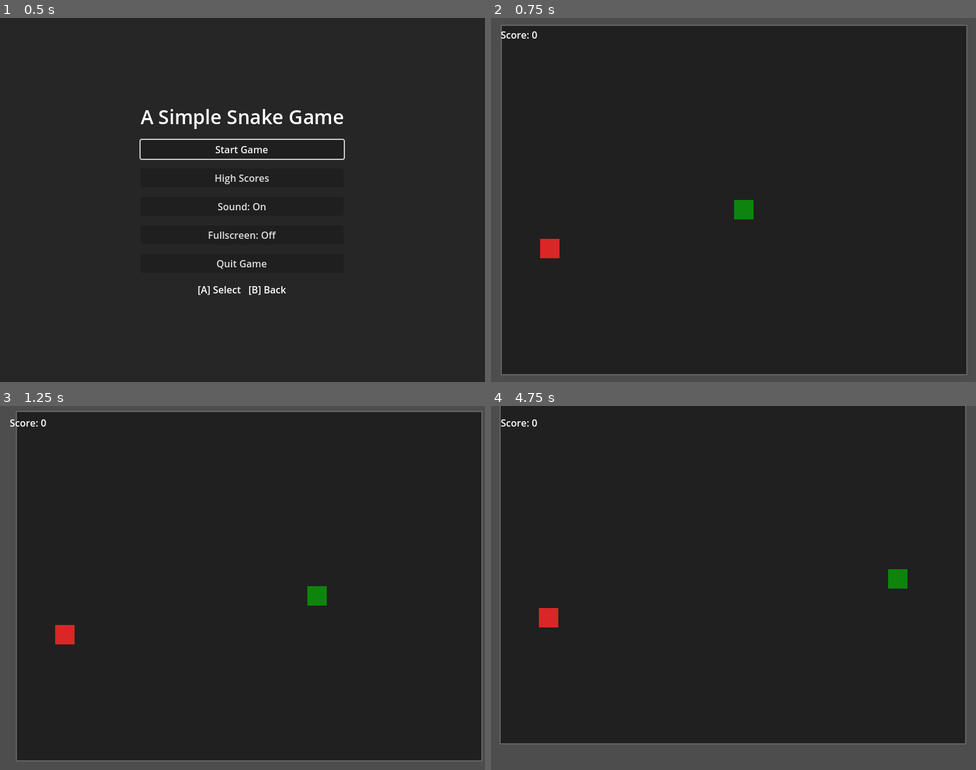
Above: before the commit, frames 1-4 (two rows, left to right).
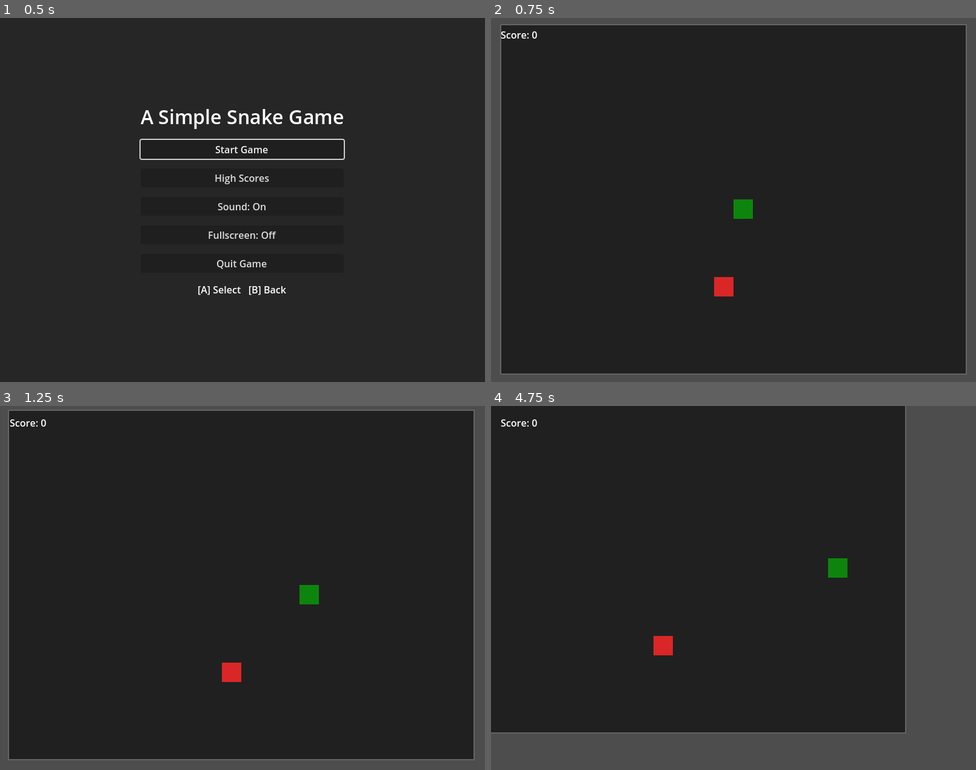
Above: after the commit, the same moments.

Repository: bluehexagons/snake2d
Game: Godot game, scene res://scenes/main/main.tscn
The game is run twice, just before and just after one commit, with the same random seed, the same clock (stepped at 60 frames per second) and the same inputs.
Inputs (mouse positions are in pixels of both pictures, inside the frame that each line leads up to):
- Up to frame 1 (0.5 s): no input
- Up to frame 2 (0.75 s): click "Start Game" at 0.5 s
- Up to frame 3 (1.25 s): no input
- Up to frame 4 (4.75 s): move the mouse to (840, 569) at 1.27 s; hold Right (right) 1.28-2.03 s; click (840, 569) at 1.42 s; move the mouse to (636, 606) at 2.02 s; hold Down (down) 2.03-2.78 s; move the mouse to (782, 507) at 2.77 s; hold Right (right) 2.78-3.53 s; move the mouse to (709, 660) at 3.52 s; hold Up (ui_up) 3.53-4.28 s; click (709, 660) at 3.67 s; move the mouse to (879, 642) at 4.27 s; hold Left (left) from 4.28 s (still down)

Frame 1 is identical in both runs. In frame 2, 1.0% of the frame differs, in the area x 2-98%, y 2-98%; in frame 3, 4.3%; in frame 4, 17%, in the area x 0-98%, y 0-93%.

Commit message:
(w/AI) Refactor gameplay into another file (manual) Adjust camera weights

Diff:
--- /dev/null
+++ b/scenes/main/gameplay.gd
@@ -0,0 +1,260 @@
+class_name Gameplay
+extends Node2D
+
+signal score_updated(new_score)
+signal game_over(final_score)
+signal food_spawned(position)
+signal snake_moved(position)
+signal snake_grew(position)
+
+const Snake = preload("res://scenes/snake/snake.tscn")
+const Food = preload("res://scenes/food/food.tscn")
+
+const GRID_SIZE := 32
+const GRID_WIDTH := 24
+const GRID_HEIGHT := 18
+
+const BASE_TIMER_WAIT := 0.2
+const MIN_TIMER_WAIT := 0.05  # Maximum speed
+const SPEED_INCREASE_PER_SEGMENT := 0.005  # How much faster per segment
+
+var snake: Node2D
+var food: Node2D
+var tail_segments: Array[ColorRect] = []
+var tail_positions: Array[Vector2] = []
+var score := 0
+var game_over_state := false
+var game_timer: Timer = null
+
+# Get a reference to the parent game world
+@onready var game_world: Node2D = get_parent()
+
+func _ready() -> void:
+	process_mode = Node.PROCESS_MODE_INHERIT
+
+func start_game() -> void:
+	# Initialize game state
+	game_over_state = false
+	score = 0
+	score_updated.emit(score)
+
+	# Clear any existing segments
+	for segment in tail_segments:
+		segment.queue_free()
+	tail_segments.clear()
+	tail_positions.clear()
+
+	# Initialize snake
+	if snake:
+		snake.queue_free()
+	snake = Snake.instantiate()
+	game_world.add_child(snake)
+	@warning_ignore("integer_division")
+	snake.position = Vector2(GRID_WIDTH/2, GRID_HEIGHT/2) * GRID_SIZE
+	snake.moved.connect(_on_snake_moved)
+	snake.grew.connect(_on_snake_grew)
+	snake.died.connect(_on_snake_died)
+
+	# Spawn initial food
+	spawn_food()
+
+	# Start the game timer
+	if game_timer:
+		game_timer.queue_free()
+	game_timer = Timer.new()
+	add_child(game_timer)
+	game_timer.wait_time = BASE_TIMER_WAIT
+	game_timer.timeout.connect(_on_timer_timeout)
+	game_timer.start()
+
+	AudioManager.reset_pitch()
+
+func is_position_occupied(pos: Vector2) -> bool:
+	# Convert position to grid coordinates
+	var grid_pos := pos / GRID_SIZE
+
+	# Check snake head
+	if snake and (snake.position / GRID_SIZE) == grid_pos:
+		return true
+
+	# Check tail segments
+	for segment in tail_segments:
+		if (segment.position / GRID_SIZE) == grid_pos:
+			return true
+
+	return false
+
+func spawn_food() -> void:
+	if food:
+		food.queue_free()
+
+	# Find an unoccupied position
+	var valid_position := false
+	var x := 0
+	var y := 0
+
+	while not valid_position:
+		x = randi_range(0, GRID_WIDTH - 2)
+		y = randi_range(0, GRID_HEIGHT - 2)
+		var test_pos := Vector2(x, y) * GRID_SIZE
+		valid_position = not is_position_occupied(test_pos)
+
+	food = Food.instantiate()
+	game_world.add_child(food)
+	food.position = Vector2(x, y) * GRID_SIZE
+	food_spawned.emit(food.position)
+
+func _update_game_speed() -> void:
+	if game_timer:
+		var segment_count := tail_segments.size()
+		var new_wait: float = max(
+			BASE_TIMER_WAIT - (segment_count * SPEED_INCREASE_PER_SEGMENT),
+			MIN_TIMER_WAIT
+		)
+		game_timer.wait_time = new_wait
+
+func _on_snake_moved(new_position) -> void:
+	if game_over_state:
+		return
+
+	AudioManager.play_move()
+	snake_moved.emit(new_position)
+
+	# Store the current position for tail
+	tail_positions.insert(0, new_position)
+
+	# Check if snake ate food
+	var ate_food: bool = food and (new_position == food.position)
+	if ate_food:
+		snake.grow()
+		# Don't remove the last tail position when growing
+		spawn_food()
+	else:
+		# Only remove last position if we didn't eat food
+		if tail_positions.size() > tail_segments.size() + 1:
+			tail_positions.pop_back()
+
+	# Move tail
+	for i in tail_segments.size():
+		tail_segments[i].position = tail_positions[i + 1]
+
+	# Check tail collision
+	if not ate_food:  # Don't check collision if we just ate (prevents false positives)
+		for segment in tail_segments:
+			if segment.position == new_position:
+				_on_snake_died()
+				return
+
+func _on_snake_grew() -> void:
+	AudioManager.play_eat()
+
+	var segment := ColorRect.new()
+	segment.size = Vector2(GRID_SIZE, GRID_SIZE)
+
+	# Vary the color based on position in tail
+	var base_color := Color(0.0862745, 0.741176, 0.0862745)
+	var segment_count := tail_segments.size()
+
+	if segment_count == 0:
+		# First segment should be slightly darker than base
+		segment.color = base_color.darkened(0.1)
+	else:
+		# Gradually lighten towards the tail end
+		var progress := float(segment_count) / 20.0
+		var hue_shift := randf_range(-0.02, 0.02)
+		var new_color := base_color.lightened(progress * 0.3)
+		new_color = Color.from_hsv(
+			fmod(new_color.h + hue_shift, 1.0),
+			new_color.s,
+			new_color.v
+		)
+		segment.color = new_color
+
+	# Position the new segment at the food location
+	segment.position = food.position
+
+	game_world.add_child(segment)
+	tail_segments.append(segment)
+
+	# Update game speed
+	_update_game_speed()
+
+	# Update score
+	score += 10
+	score_updated.emit(score)
+	snake_grew.emit(segment.position)
+
+func _on_snake_died() -> void:
+	AudioManager.play_die()
+	AudioManager.reset_pitch()
+
+	game_over_state = true
+
+	# Change snake head color
+	var head := snake.get_node("Head")
+	if head:
+		head.color = Color(0.8, 0.2, 0.2, 1)
+
+	# Change tail segment colors to reddish versions of their current colors
+	for segment in tail_segments:
+		var current_color := segment.color
+		segment.color = Color(
+			lerp(current_color.g, 0.8, 0.5),
+			current_color.r * 0.1,
+			current_color.b * 0.1,
+			current_color.a
+		)
+
+	# Signal game over with final score
+	game_over.emit(score)
+
+func _on_timer_timeout() -> void:
+	if game_over_state:
+		return
+	snake.can_move = false
+	snake.move()
+
+func set_paused(is_paused: bool) -> void:
+	if game_timer:
+		game_timer.paused = is_paused
+	if snake:
+		snake.process_mode = Node.PROCESS_MODE_DISABLED if is_paused else Node.PROCESS_MODE_INHERIT
+
+func cleanup() -> void:
+	if snake:
+		snake.queue_free()
+		snake = null
+	if food:
+		food.queue_free()
+		food = null
+	for segment in tail_segments:
+		segment.queue_free()
+	tail_segments.clear()
+	tail_positions.clear()
+
+	if game_timer:
+		game_timer.stop()
+		game_timer.queue_free()
+		game_timer = null
+
+	game_over_state = false
+
+func get_snake_position() -> Vector2:
+	return snake.position if snake else Vector2.ZERO
+
+func get_food_position() -> Vector2:
+	return food.position if food else Vector2.ZERO
+
+func get_snake_direction() -> Vector2:
+	return snake.direction if snake else Vector2.RIGHT
+
+func get_weighted_snake_center() -> Vector2:
+	if snake and not tail_segments.is_empty():
+		var sum_pos := snake.position * 2.0
+		var total_weight := 2.0
+		for i in tail_segments.size():
+			var weight := 1.0 / (i + 2.0)
+			sum_pos += tail_segments[i].position * weight
+			total_weight += weight
+		return sum_pos / total_weight
+	return snake.position if snake else Vector2.ZERO
--- a/scenes/main/main.gd
+++ b/scenes/main/main.gd
@@ -1,24 +1,14 @@
 extends Control
 
-const Snake = preload("res://scenes/snake/snake.tscn")
-const Food = preload("res://scenes/food/food.tscn")
-
-const GRID_SIZE := 32
-const GRID_WIDTH := 24
-const GRID_HEIGHT := 18
-const GAME_WIDTH := GRID_WIDTH * GRID_SIZE
-const GAME_HEIGHT := GRID_HEIGHT * GRID_SIZE
-
-const BASE_TIMER_WAIT := 0.2
-const MIN_TIMER_WAIT := 0.05  # Maximum speed
-const SPEED_INCREASE_PER_SEGMENT := 0.005  # How much faster per segment
+const GAME_WIDTH := Gameplay.GRID_SIZE * Gameplay.GRID_WIDTH
+const GAME_HEIGHT := Gameplay.GRID_SIZE * Gameplay.GRID_HEIGHT
 
 const CAMERA_LOOK_AHEAD := 1.2
 const CAMERA_SMOOTHING := 0.015
 const CENTER_PULL_WEIGHT := 0.4
-const FOOD_ATTRACTION_WEIGHT := 0.35
-const LOOK_AHEAD_WEIGHT := 0.25
-const SNAKE_CENTER_WEIGHT := 0.2
+const FOOD_ATTRACTION_WEIGHT := 0.5
+const LOOK_AHEAD_WEIGHT := 0.55
+const SNAKE_CENTER_WEIGHT := 0.5
 const CAMERA_DAMPING := 0.95
 const CAMERA_ACCELERATION := 0.01
 
@@ -28,18 +18,13 @@
 var camera_velocity := Vector2.ZERO
 
 var game_world: Node2D
-var snake: Node2D
-var food: Node2D
-var tail_segments: Array[ColorRect] = []
-var tail_positions: Array[Vector2] = []
-var game_over := false
+var game_manager: Gameplay
 var score := 0
 var score_display_label: Label
 var camera: Camera2D
 var paused := false
 var high_score := 0
 var in_game := false
-var game_timer: Timer = null
 
 # Platform detection for mobile UI
 var is_mobile := false
@@ -110,6 +95,11 @@
 
 	score_display_label = $UILayer/ScoreLabel
 	game_world = $GameLayer/GameViewport/GameWorld
+	game_manager = %GameManager
+
+	# Connect GameManager signals
+	game_manager.score_updated.connect(_on_score_updated)
+	game_manager.game_over.connect(_on_game_over)
 
 	# Set initial sound button states
 	_update_sound_buttons()
@@ -165,41 +155,17 @@
 	score = 0
 	score_display_label.text = "Score: 0"
 
-	# Initialize game elements
-	snake = Snake.instantiate()
-	snake.process_mode = Node.PROCESS_MODE_INHERIT
-	game_world.add_child(snake)
+	# Start game through the GameManager
+	game_manager.start_game()
+
+	camera = $GameLayer/GameViewport/GameWorld/Camera2D
 	@warning_ignore("integer_division")
-	snake.position = Vector2(GRID_WIDTH/2, GRID_HEIGHT/2) * GRID_SIZE
-	snake.moved.connect(_on_snake_moved)
-	snake.grew.connect(_on_snake_grew)
-	snake.died.connect(_on_game_over)
-	spawn_food()
-
-	# Start the game timer
-	game_timer = Timer.new()
-	add_child(game_timer)
-	game_timer.wait_time = BASE_TIMER_WAIT
-	game_timer.timeout.connect(_on_timer_timeout)
-	game_timer.start()
-
-	camera = $GameLayer/GameViewport/GameWorld/Camera2D
-	camera.position = snake.position
+	camera.position = Vector2(GAME_WIDTH/2, GAME_HEIGHT/2)
 	camera_velocity = Vector2.ZERO
-	AudioManager.reset_pitch()
 
 	get_tree().paused = false
 	if not is_mobile:
 		Input.mouse_mode = Input.MOUSE_MODE_VISIBLE
-
-func _update_game_speed() -> void:
-	if game_timer:
-		var segment_count := tail_segments.size()
-		var new_wait: float = max(
-			BASE_TIMER_WAIT - (segment_count * SPEED_INCREASE_PER_SEGMENT),
-			MIN_TIMER_WAIT
-		)
-		game_timer.wait_time = new_wait
 
 func _on_scores_pressed() -> void:
 	_update_scores_display(true)
@@ -253,30 +219,15 @@
 	$UILayer/MainMenu.visible = true
 	$UILayer/PauseMenu.visible = false
 	$UILayer/ScoreLabel.visible = false
-	game_world.visible = false  # Using our cached reference instead
+	game_world.visible = false
 	_update_scores_display(false)
 	_update_menu_focus()
 
 func _cleanup_game() -> void:
-	# Reset nodes
-	if snake:
-		snake.queue_free()
-		snake = null
-	if food:
-		food.queue_free()
-		food = null
-	for segment in tail_segments:
-		segment.queue_free()
-	tail_segments.clear()
-	tail_positions.clear()
-
-	if game_timer:
-		game_timer.stop()
-		game_timer.queue_free()
-		game_timer = null
+	# Let the GameManager clean up game elements
+	game_manager.cleanup()
 
 	# Reset game state
-	game_over = false
 	in_game = false
 	paused = false
 
@@ -284,7 +235,6 @@
 	$UILayer/GameOverContainer.visible = false
 	$UILayer/PauseMenu.visible = false
 	camera_velocity = Vector2.ZERO
-	AudioManager.reset_pitch()
 
 	# Return to normal mouse mode
 	if not is_mobile:
@@ -292,123 +242,21 @@
 
 	get_tree().paused = paused
 
-func is_position_occupied(pos: Vector2) -> bool:
-	# Convert position to grid coordinates
-	var grid_pos := pos / GRID_SIZE
-
-	# Check snake head
-	if snake and (snake.position / GRID_SIZE) == grid_pos:
-		return true
-
-	# Check tail segments
-	for segment in tail_segments:
-		if (segment.position / GRID_SIZE) == grid_pos:
-			return true
-
-	return false
-
-func spawn_food() -> void:
-	if food:
-		food.queue_free()
-
-	# Find an unoccupied position
-	var valid_position := false
-	var x := 0
-	var y := 0
-
-	while not valid_position:
-		x = randi_range(0, GRID_WIDTH - 2)
-		y = randi_range(0, GRID_HEIGHT - 2)
-		var test_pos := Vector2(x, y) * GRID_SIZE
-		valid_position = not is_position_occupied(test_pos)
-
-	food = Food.instantiate()
-	game_world.add_child(food)
-	food.position = Vector2(x, y) * GRID_SIZE
-
-func _on_snake_moved(new_position) -> void:
-	if game_over:
-		return
-
-	AudioManager.play_move()
-
-	# Store the current position for tail
-	tail_positions.insert(0, new_position)
-
-	# Check if snake ate food
-	var ate_food: bool = food and (new_position == food.position)
-	if ate_food:
-		snake.grow()
-		# Don't remove the last tail position when growing
-		spawn_food()
-	else:
-		# Only remove last position if we didn't eat food
-		if tail_positions.size() > tail_segments.size() + 1:
-			tail_positions.pop_back()
-
-	# Move tail
-	for i in tail_segments.size():
-		tail_segments[i].position = tail_positions[i + 1]
-
-	# Check tail collision
-	if not ate_food:  # Don't check collision if we just ate (prevents false positives)
-		for segment in tail_segments:
-			if segment.position == new_position:
-				_on_game_over()
-				return
-
-func _on_snake_grew() -> void:
-	AudioManager.play_eat()
-
-	var segment := ColorRect.new()
-	segment.size = Vector2(GRID_SIZE, GRID_SIZE)
-
-	# Vary the color based on position in tail
-	var base_color := Color(0.0862745, 0.741176, 0.0862745)
-	var segment_count := tail_segments.size()
-
-	if segment_count == 0:
-		# First segment should be slightly darker than base
-		segment.color = base_color.darkened(0.1)
-	else:
-		# Gradually lighten towards the tail end
-		var progress := float(segment_count) / 20.0
-		var hue_shift := randf_range(-0.02, 0.02)
-		var new_color := base_color.lightened(progress * 0.3)
-		new_color = Color.from_hsv(
-			fmod(new_color.h + hue_shift, 1.0),
-			new_color.s,
-			new_color.v
-		)
-		segment.color = new_color
-
-	# Position the new segment at the food location
-	segment.position = food.position
-
-	game_world.add_child(segment)
-	tail_segments.append(segment)
-
-	# Update game speed
-	_update_game_speed()
-
-	# Update score
-	score += 10
+func _on_score_updated(new_score: int) -> void:
+	score = new_score
 	score_display_label.text = "Score: " + str(score)
 
-func _on_game_over() -> void:
-	AudioManager.play_die()
-	AudioManager.reset_pitch()
-
+func _on_game_over(final_score: int) -> void:
 	# Update high scores
 	var score_inserted := false
 	for i in high_scores.size():
-		if score > high_scores[i]:
-			high_scores.insert(i, score)
+		if final_score > high_scores[i]:
+			high_scores.insert(i, final_score)
 			score_inserted = true
 			break
 
 	if not score_inserted and high_scores.size() < MAX_HIGH_SCORES:
-		high_scores.append(score)
+		high_scores.append(final_score)
 
 	if high_scores.size() > MAX_HIGH_SCORES:
 		high_scores.resize(MAX_HIGH_SCORES)
@@ -420,27 +268,10 @@
 
 	high_score = high_scores[0] if not high_scores.is_empty() else 0
 
-	game_over = true
-
-	# Change snake head color
-	var head := snake.get_node("Head")
-	if head:
-		head.color = Color(0.8, 0.2, 0.2, 1)
-
-	# Change tail segment colors to reddish versions of their current colors
-	for segment in tail_segments:
-		var current_color := segment.color
-		segment.color = Color(
-			lerp(current_color.g, 0.8, 0.5),
-			current_color.r * 0.1,
-			current_color.b * 0.1,
-			current_color.a
-		)
-
 	# Update game over UI and background
 	$UIBackground.visible = true
 	$UILayer/GameOverContainer.visible = true
-	$UILayer/GameOverContainer/VBoxContainer/ScoreLabel.text = "Final Score: " + str(score)
+	$UILayer/GameOverContainer/VBoxContainer/ScoreLabel.text = "Final Score: " + str(final_score)
 	_update_menu_focus()
 
 func _on_restart_pressed() -> void:
@@ -471,28 +302,18 @@
 			_toggle_pause()
 
 	# Handle pause input during gameplay
-	if in_game and not game_over and not paused and Input.is_action_just_pressed("pause"):
+	if in_game and not paused and Input.is_action_just_pressed("pause"):
 		_toggle_pause()
 
 	# Only update game logic when not paused
-	if in_game and not game_over and not paused:
+	if in_game and not paused:
 		# Calculate various camera target influences
-
 		@warning_ignore("integer_division")
 		var center := Vector2(GAME_WIDTH/2, GAME_HEIGHT/2)
-		var look_ahead: Vector2 = snake.position + (snake.direction * GRID_SIZE * CAMERA_LOOK_AHEAD)
-		var food_pos := food.position if food else snake.position
-		var snake_center := snake.position
-
-		# Calculate weighted center of mass of snake
-		if not tail_segments.is_empty():
-			var sum_pos := snake.position * 2.0
-			var total_weight := 2.0
-			for i in tail_segments.size():
-				var weight := 1.0 / (i + 2.0)
-				sum_pos += tail_segments[i].position * weight
-				total_weight += weight
-			snake_center = sum_pos / total_weight
+		var snake_position := game_manager.get_snake_position()
+		var look_ahead: Vector2 = snake_position + (game_manager.get_snake_direction() * 32 * CAMERA_LOOK_AHEAD)
+		var food_pos := game_manager.get_food_position()
+		var snake_center := game_manager.get_weighted_snake_center()
 
 		var target := (
 			look_ahead * LOOK_AHEAD_WEIGHT +
@@ -507,12 +328,6 @@
 
 		camera_velocity = camera_velocity * CAMERA_DAMPING + desired_velocity
 		camera.position += camera_velocity
-
-func _on_timer_timeout() -> void:
-	if game_over:
-		return
-	snake.can_move = false
-	snake.move()
 
 func _on_window_resize() -> void:
 	_update_game_area()
@@ -541,11 +356,8 @@
 	paused = !paused
 	get_tree().paused = paused
 
-	# Explicitly pause/unpause game elements
-	if game_timer:
-		game_timer.paused = paused
-	if snake:
-		snake.process_mode = Node.PROCESS_MODE_DISABLED if paused else Node.PROCESS_MODE_INHERIT
+	# Explicitly pause/unpause game elements through GameManager
+	game_manager.set_paused(paused)
 
 	# Update UI
 	$UIBackground.visible = paused
--- a/scenes/main/main.tscn
+++ b/scenes/main/main.tscn
@@ -1,8 +1,9 @@
-[gd_scene load_steps=4 format=3 uid="uid://mainscene"]
+[gd_scene load_steps=5 format=3 uid="uid://mainscene"]
 
 [ext_resource type="Script" uid="uid://dpirjktyb5x33" path="res://scenes/main/main.gd" id="1_tyq8r"]
 [ext_resource type="PackedScene" uid="uid://pausemenu" path="res://scenes/ui/pause_menu.tscn" id="2_pause"]
 [ext_resource type="PackedScene" uid="uid://mainmenu" path="res://scenes/ui/main_menu.tscn" id="3_mainmenu"]
+[ext_resource type="Script" uid="uid://cwxedntvwg1wx" path="res://scenes/main/gameplay.gd" id="4_5upsq"]
 
 [node name="Main" type="Control"]
 layout_mode = 3
@@ -30,6 +31,10 @@
 [node name="GameWorld" type="Node2D" parent="GameLayer/GameViewport"]
 unique_name_in_owner = true
 process_mode = 3
+
+[node name="GameManager" type="Node2D" parent="GameLayer/GameViewport/GameWorld"]
+unique_name_in_owner = true
+script = ExtResource("4_5upsq")
 
 [node name="PlayArea" type="Node2D" parent="GameLayer/GameViewport/GameWorld"]
 unique_name_in_owner = true
Not shown, added: scenes/main/gameplay.gd.uid
